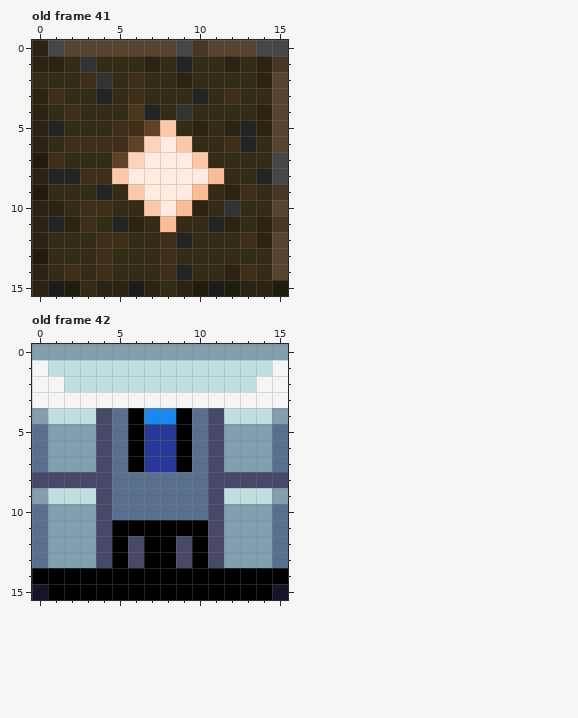
Pixel-art file: public/assets/graphics/snek-tiles-16.ase. The first picture shows the starting point.
16x16 pixels, 43 frames. Colours within 5 levels of each other are drawn and written as one. Shown: old frame 41, old frame 42. The commit also changed other frames, which this record leaves out.
Once edited:
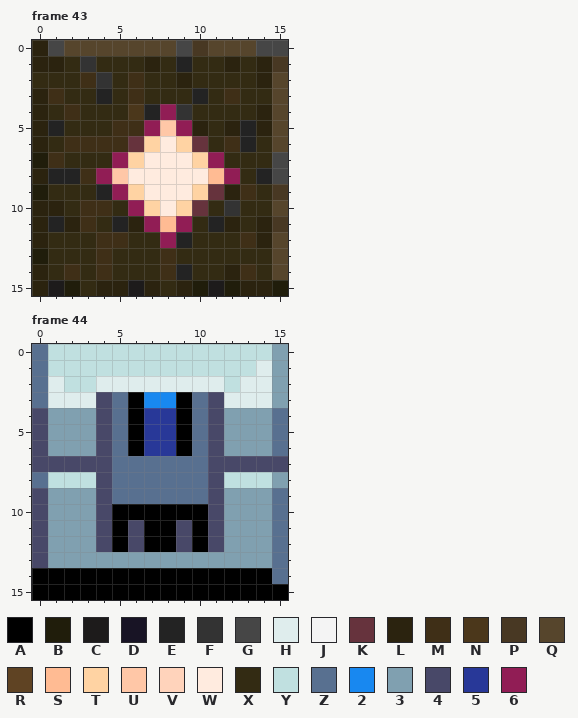
Palette (. is transparent): A #000000  B #201d0b  C #1d1b1b  D #181425  E #232323  F #333333  G #464646  H #dfeded  J #f4f4f4  K #66333d  L #2b230f  M #3f2f17  N #4b371b  P #483823  Q #56452c  R #5f4323  S #ffbb93  T #ffd3a3  U #ffc7a7  V #ffd3bb  W #ffebdf  X #332b13  Y #c0e0e0  Z #587090  2 #1888f0  3 #80a0b0  4 #484868  5 #283898  6 #911d55
A new or re-ordered frame is compared with the old frame closest to it.
Difference:
frames re-ordered
Frame 43 against old frame 41, layer "layer":
Colour M becomes colour 6 in row 8 at x 4; in row 12 at x 8.
Colour R becomes colour 6 in row 5 at x 7; in row 7 at x 5.
Colour X becomes colour 6 in row 4 at x 8; in row 5 at x 9; in row 7 at x 11; in row 8 at x 12; in row 9 at x 5; in row 10 at x 6.
Colour X becomes colour 6 in row 11 at x 7 and 9.
Colour L becomes colour K in row 10 at x 10.
Colour R becomes colour K in row 6 at x 6.
Colour X becomes colour K in row 6 at x 10; in row 9 at x 11.
Colour S becomes colour T in row 9 at x 10; in row 10 at x 9.
Colour U becomes colour T in row 6 at x 9; in row 7 at x 10; in row 9 at x 6; in row 10 at x 7.
Colour V becomes colour T in row 6 at x 7; in row 7 at x 6.
Frame 44 against old frame 42, layer "layer":
Colour J becomes colour 2 in row 3 at x 7 to 8.
Colour 4 becomes colour 3 in row 8 at x 15; in row 13 at x 4, 6, 9 and 11.
Colour A becomes colour 3 in row 13 at x 5, 7 to 8 and 10.
Colour J becomes colour 3 in rows 1 to 3 at x 15.
Colour Y becomes colour 3 in row 4 at x 1 to 3 and 12 to 14; in row 9 at x 1 to 3 and 12 to 14.
Colour 3 becomes colour 4 in row 4 at x 0; in row 7 at x 1 to 3 and 12 to 14; in row 9 at x 0.
Colour A becomes colour 4 in row 11 at x 6 and 9.
Colour J becomes colour 4 in row 3 at x 4 and 11.
Colour Z becomes colour 4 in rows 5 to 6 at x 0; in row 7 at x 0 and 15; in rows 10 to 13 at x 0.
Colour 2 becomes colour 5 in row 4 at x 7 to 8.
Colour D becomes colour A in row 15 at x 0 and 15.
Colour J becomes colour A in row 3 at x 6 and 9.
Colour Z becomes colour A in row 10 at x 5 to 10.
Colour J becomes colour H in row 2 at x 1 and 14; in row 3 at x 1 to 3 and 12 to 14.
Colour Y becomes colour H in row 1 at x 14; in row 2 at x 4 to 11 and 13.
Colour 3 becomes colour Y in row 0 at x 1 to 14.
Colour 4 becomes colour Y in row 8 at x 1 to 3 and 12 to 14.
Colour 3 becomes colour Z in row 0 at x 0; in row 4 at x 15; in row 9 at x 15.
Colour 4 becomes colour Z in row 8 at x 0.
Colour 5 becomes colour Z in row 7 at x 7 to 8.
Colour A becomes colour Z in row 7 at x 6 and 9; in row 14 at x 15.
Colour J becomes colour Z in rows 1 to 2 at x 0; in row 3 at x 0, 5 and 10.
Changed places in both pictures, as pixel boxes (x1, y1, x2, y2):
changed: (96, 104, 240, 248)
changed: (32, 344, 288, 600)
